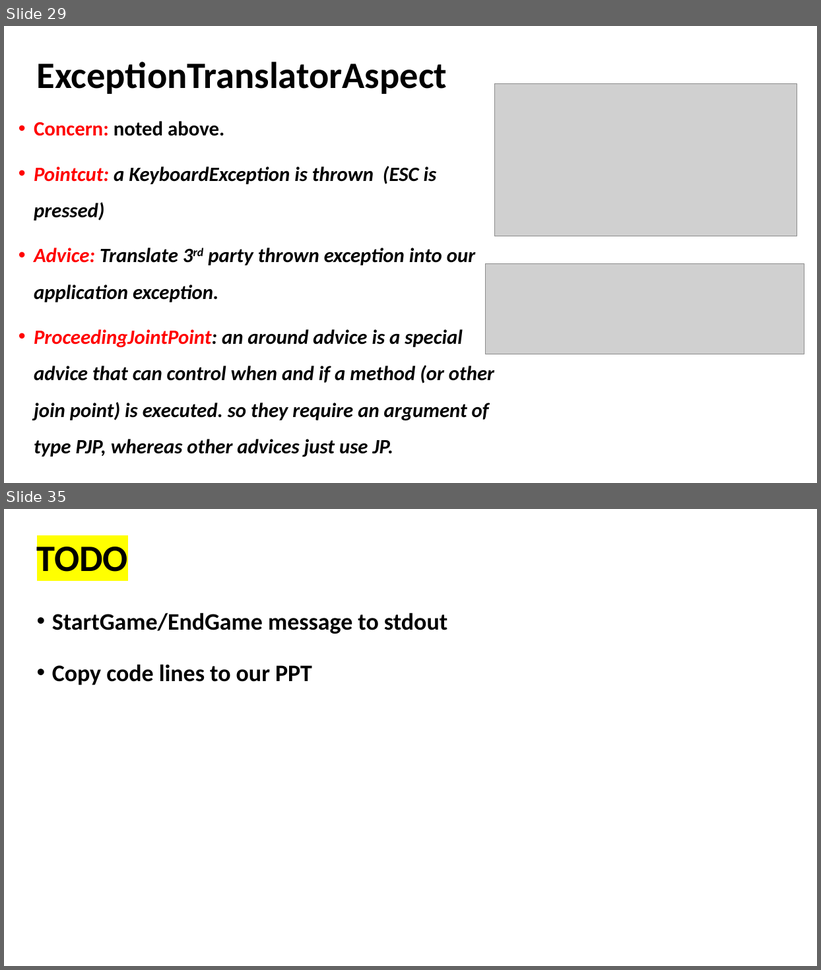
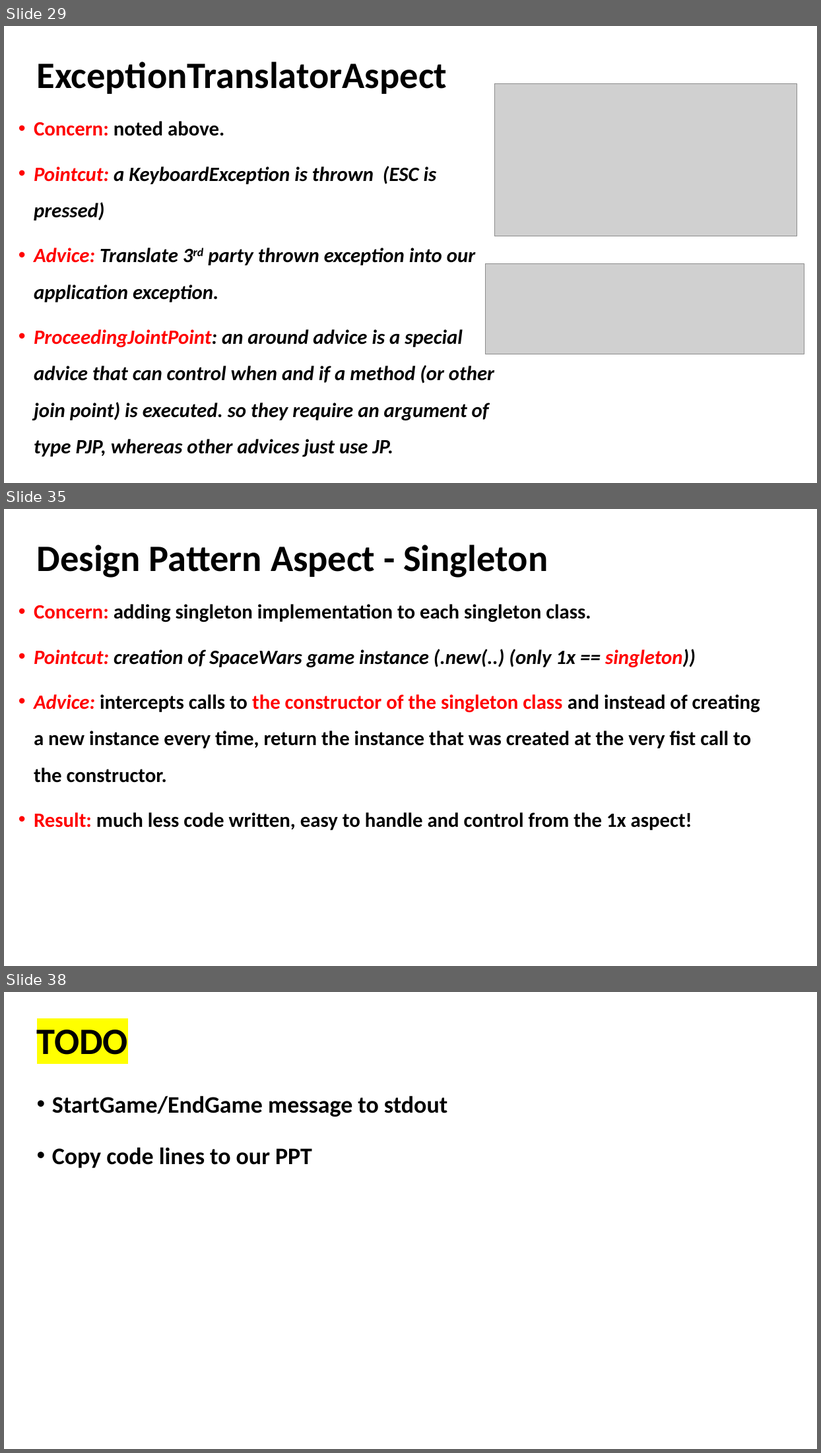
Before and after one commit to akotek/AOP, a slide deck: src/Final Project Presentation.pptx. Shown one above the other, each under a label of ours: slides 29 and 35 before the commit, slides 29, 35 and 38 after it; the slides between them are not shown. The pictures are 821x970 and 821x1453 pixels, drawn with LibreOffice and Linux fonts; fonts in the diff are those of the drawing; grey boxes stand for pictures. Boxes give left, top, right and bottom in pixels: in the first picture for what was removed or moved away, otherwise in the second. Text is boxed around its words. In the diff, an @@ line names an element or a change of style, - is before the commit and + after.

Commit message:
DesignPatternsAspect impl part1 - singleton + tests, Logging config change

```diff
--- a/src/Final Project Presentation.pptx
+++ b/src/Final Project Presentation.pptx
@@ slide 35 added at (4, 509, 817, 966), background #FFFFFF @@
@@ title added at (37, 545, 548, 578), 44 pt, text #000000, bold @@
+Design Pattern Aspect - Singleton
@@ text added at (34, 604, 760, 830), 24 pt, text #000000, bold @@
+• Concern: adding singleton implementation to each singleton class.
+• Pointcut: creation of SpaceWars game instance (.new(..) (only 1x == singleton))
+• Advice: intercepts calls to the constructor of the singleton class and instead of creating a new instance every time, return the instance that was created at the very fist call to the constructor.
+• Result: much less code written, easy to handle and control from the 1x aspect!
@@ what was slide 35 is now slide 38 @@
```
Also in this commit, not shown: 5 slides changed, 3 other slides added, 1 slide removed, 6 other files.
